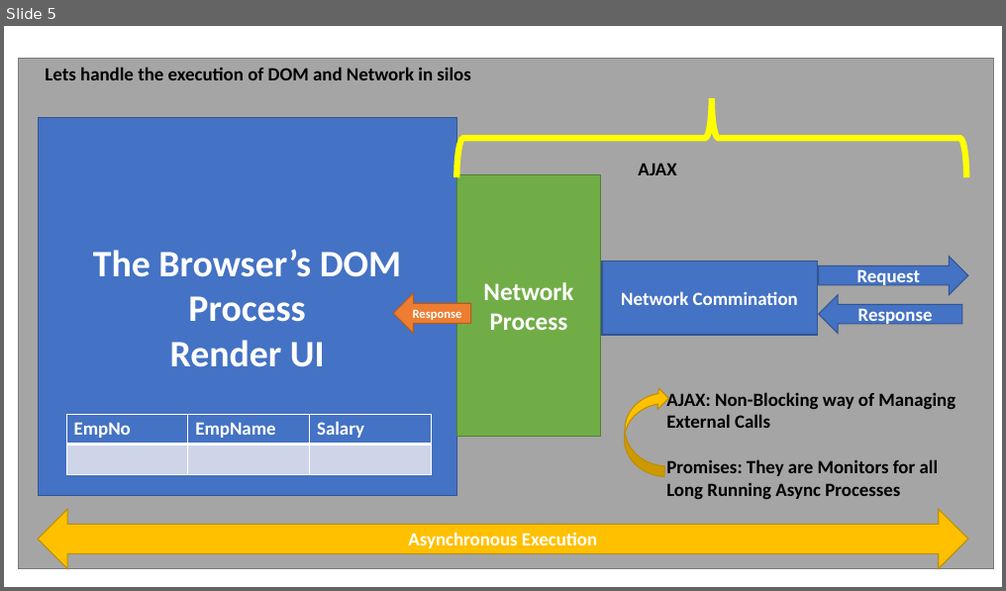
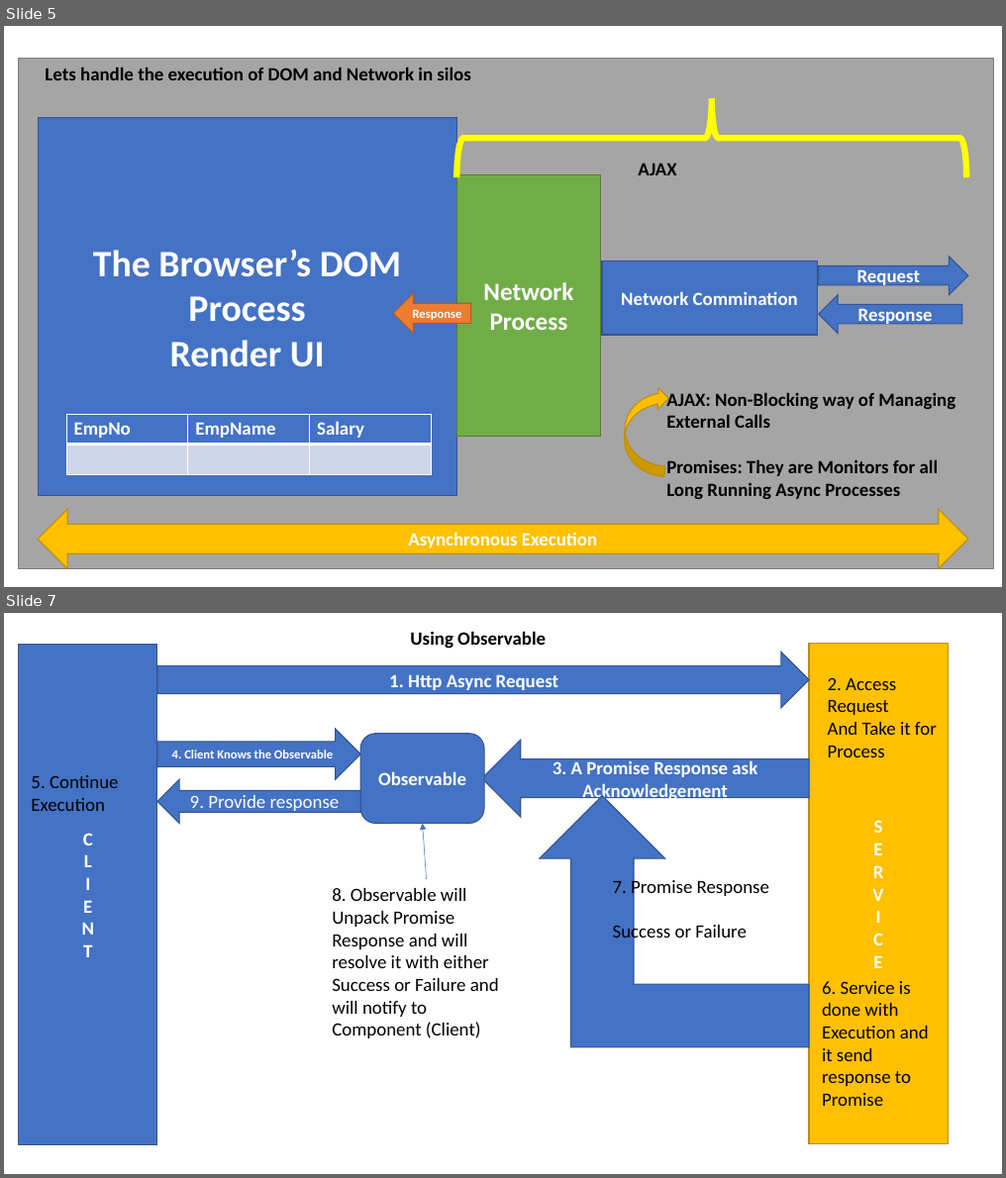
Before and after one commit to maheshsabnis/Blaz_Ng_Jan2022, a slide deck: images_NG.pptx. Shown one above the other, each under a label of ours: slide 5 before the commit, slides 5 and 7 after it; the slides between them are not shown. The pictures are 1006x591 and 1006x1178 pixels, drawn with LibreOffice and Linux fonts; fonts in the diff are those of the drawing. Boxes give left, top, right and bottom in pixels: in the first picture for what was removed or moved away, otherwise in the second. Text is boxed around its words. In the diff, an @@ line names an element or a change of style, - is before the commit and + after.

```diff
--- a/images_NG.pptx
+++ b/images_NG.pptx
@@ slide 7 added at <box>4,613,1002,1174</box>, background #FFFFFF @@
@@ text added at <box>410,631,546,649</box>, 18 pt, text #000000, bold @@
+Using Observable
@@ rectangle added at <box>19,644,157,1146</box>, fill #4472C4, outline #325491 1 pt, 18 pt, text #FFFFFF, bold @@
+C
+L
+I
+E
+N
+T
@@ right arrow added at <box>157,652,810,708</box>, fill #4472C4, outline #325491 1 pt, 18 pt, text #FFFFFF, bold @@
+1. Http Async Request
@@ rectangle added at <box>809,643,947,1145</box>, fill #FFC000, outline #BD8E00 1 pt, 18 pt, text #FFFFFF, bold @@
+S
+E
+R
+V
+I
+C
+E
@@ text added at <box>828,677,937,758</box>, 18 pt, text #000000 @@
+2. Access Request
+And Take it for Process
@@ right arrow added at <box>157,729,361,780</box>, fill #4472C4, outline #325491 1 pt, 12 pt, text #FFFFFF, bold @@
+4. Client Knows the Observable
@@ rounded rectangle added at <box>360,734,484,823</box>, fill #4472C4, outline #325491 1 pt, 18 pt, text #FFFFFF, bold @@
+Observable
@@ left arrow added at <box>482,741,810,817</box>, fill #4472C4, outline #325491 1 pt, 18 pt, text #FFFFFF, bold @@
+3. A Promise Response ask Acknowledgement
@@ text added at <box>31,775,119,811</box>, 18 pt, text #000000 @@
+5. Continue Execution
@@ left arrow added at <box>157,780,361,824</box>, fill #4472C4, outline #325491 1 pt, 18 pt, text #FFFFFF @@
+9. Provide response
@@ bent up arrow added at <box>540,796,809,1048</box>, fill #4472C4, outline #325491 1 pt @@
@@ arrow added from (426, 879) to (423, 823), #4472C4 0.5 pt @@
@@ text added at <box>613,878,769,944</box>, 18 pt, text #000000 @@
+7. Promise Response
+Success or Failure
@@ text added at <box>332,888,499,1039</box>, 18 pt, text #000000 @@
+8. Observable will Unpack Promise Response and will resolve it with either Success or Failure and will notify to Component (Client)
@@ text added at <box>822,981,929,1106</box>, 18 pt, text #000000 @@
+6. Service is done with Execution and it send response to Promise
```
Also in this commit, not shown: 2 other slides added, 9 other files.
